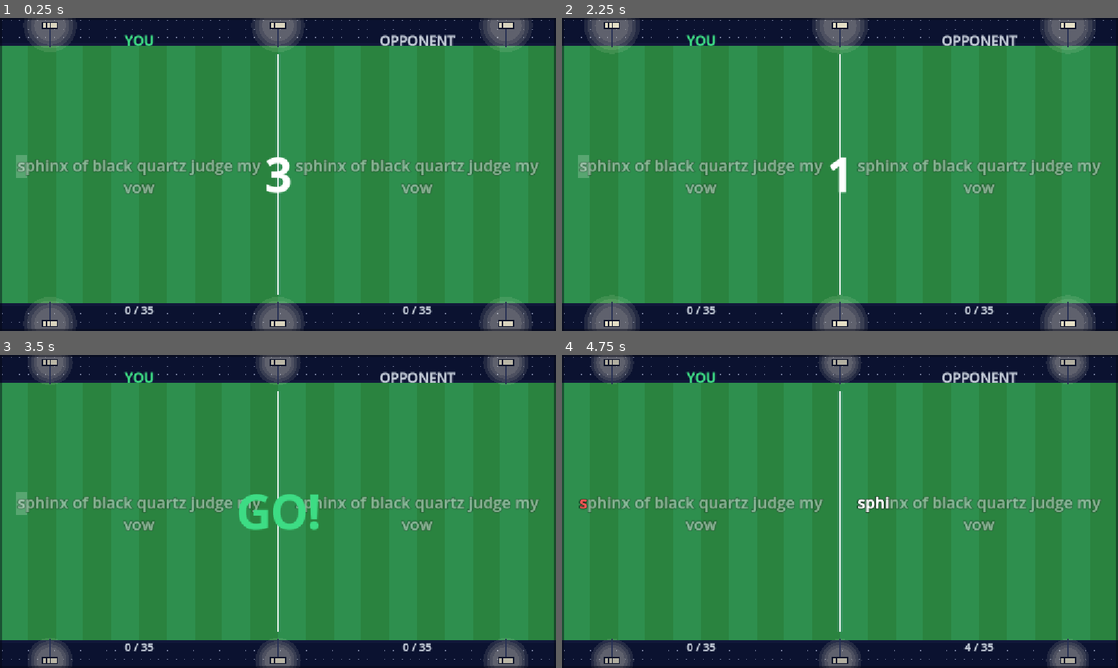
Above: before the commit, frames 1-4 (two rows, left to right).
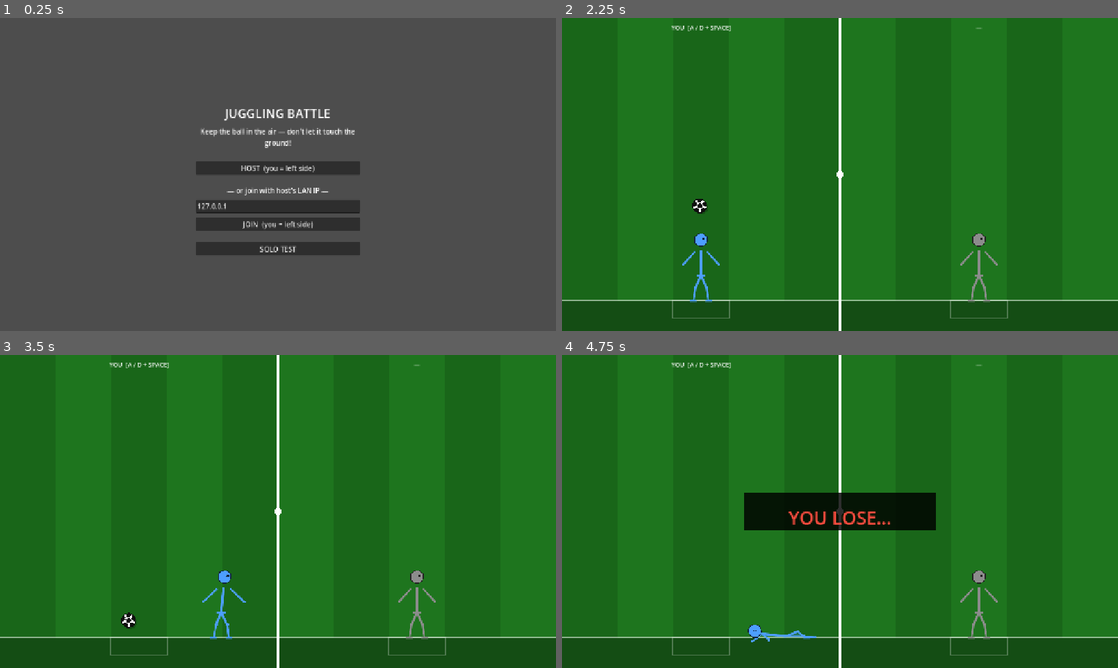
Above: after the commit, the same moments.

Repository: lukalklikadze/fighting-game
Game: Godot game, scene res://minigames/juggling/scenes/Juggling.tscn
The game is run twice, just before and just after one commit, with the same random seed, the same clock (stepped at 60 frames per second) and the same inputs. Before the commit the project starts from res://minigames/typeracer/scenes/Typeracer.tscn.
Inputs (mouse positions are in pixels of both pictures, inside the frame that each line leads up to):
- Up to frame 1 (0.25 s): no input
- Up to frame 2 (2.25 s): click (840, 168) at 0.5 s, where only the run after the commit has a clickable "HOST (you = left side)"; click (840, 224) at 1.25 s, where only the run after the commit has a clickable "JOIN (you = left side)"; click (840, 249) at 2 s, where only the run after the commit has a clickable "SOLO TEST"
- Up to frame 3 (3.5 s): tap Enter at 2.75 s; move the mouse to (400, 495) at 2.77 s; hold D from 2.78 s (still down); hold Space from 2.78 s (still down); click (400, 495) at 2.92 s
- Up to frame 4 (4.75 s): move the mouse to (728, 527) at 3.52 s; release D at 3.53 s; release Space at 3.53 s; hold A 3.53-4.28 s; tap Enter at 3.6 s; click (728, 527) at 3.67 s; tap Space at 3.77, 3.8, 4.07, 4.55 s; move the mouse to (895, 442) at 4.27 s; hold D from 4.28 s (still down); hold Keypad Enter from 4.28 s (still down); click (895, 442) at 4.42 s

The runs differ from the first frame. In frame 1, 98% of the frame differs, in the area x 0-100%, y 0-100%; in frame 2, 100%; in frame 3, 100%; in frame 4, 100%.

Commit message:
juggling minigame

Diff:
--- /dev/null
+++ b/minigames/juggling/scenes/Juggling.tscn
@@ -0,0 +1,6 @@
+[gd_scene load_steps=2 format=3 uid="uid://juggling_scene_01"]
+
+[ext_resource type="Script" path="res://minigames/juggling/scripts/juggling.gd" id="1_jug"]
+
+[node name="Juggling" type="Node2D"]
+script = ExtResource("1_jug")
--- /dev/null
+++ b/minigames/juggling/scripts/juggling.gd
@@ -0,0 +1,478 @@
+extends Node2D
+
+## Juggling — LAN multiplayer mini-game
+## Keep the ball in the air. Ball touches the ground = you lose.
+## Controls: A / D  or  ← / →  to move     SPACE or Left Click to kick
+
+# ─── Layout ───────────────────────────────────────────────────────────────────
+const SW     := 1280
+const SH     := 720
+const HALF_W := SW / 2   # 640 — each player owns one half
+
+const GRASS_H   := 70.0
+const GROUND_Y:  float = SH - GRASS_H   # 650 — feet rest here; ball here = lose
+const CEILING_Y := 36.0
+const WALL_L    := 14.0
+const WALL_R:    float = HALF_W - 14.0   # 626
+
+# ─── Ball ─────────────────────────────────────────────────────────────────────
+const BALL_R      := 16.0
+const GRAVITY     := 640.0
+const BOUNCE_DAMP := 0.80   # energy kept on wall/ceiling bounce
+const MAX_BSPEED  := 900.0  # cap so ball never becomes unplayable
+
+# ─── Kick ─────────────────────────────────────────────────────────────────────
+const KICK_VEL_Y   := -510.0   # upward impulse base (scaled by speed multiplier)
+const KICK_RAND_X  := 210.0    # ± random horizontal spread
+const KICK_DURATION:= 0.20     # leg swing duration in seconds
+const KICK_RANGE_X := 68.0     # max horizontal distance player–ball for kick to connect
+const KICK_RANGE_Y := 95.0     # max height above ground for kick to connect
+
+# ─── Speed ramp ───────────────────────────────────────────────────────────────
+const RAMP_INTERVAL := 5.0     # seconds between speed increases
+const RAMP_FACTOR   := 1.08    # multiplier per interval
+
+# ─── Stick figure ─────────────────────────────────────────────────────────────
+const HEAD_R    := 15.0
+const BODY_LEN  := 58.0
+const LEG_LEN   := 58.0
+const ARM_LEN   := 38.0
+const FIG_MIN_X := 56.0
+const FIG_MAX_X: float = HALF_W - 56.0
+const MOVE_SPD  := 270.0
+
+# ─── Network ──────────────────────────────────────────────────────────────────
+const PORT := 7778
+
+# ─── My state ─────────────────────────────────────────────────────────────────
+var my_x: float = HALF_W / 2.0
+var my_vx     := 0.0
+var my_lean   := 0.0
+var my_ball   := Vector2.ZERO
+var my_bvel   := Vector2.ZERO
+var my_kick   := 0.0    # remaining kick animation time
+var my_alive  := true
+var my_ramp_t := 0.0
+var my_speed  := 1.0    # kick velocity multiplier; grows over time
+
+# ─── Opponent state (filled by RPC in multiplayer) ────────────────────────────
+var op_x: float = HALF_W / 2.0
+var op_lean   := 0.0
+var op_ball   := Vector2.ZERO
+var op_kick   := 0.0
+var op_alive  := false   # true once opponent connects
+
+var winner    := ""      # "" | "you" | "opponent"
+var game_on   := false
+var am_host   := false
+var solo      := false
+
+# ─── UI ───────────────────────────────────────────────────────────────────────
+var _menu : Control
+var _ip   : LineEdit
+var _msg  : Label
+var _font : Font
+
+# ─────────────────────────────────────────────────────────────────────────────
+func _ready() -> void:
+	get_window().content_scale_size   = Vector2i(SW, SH)
+	get_window().content_scale_mode   = Window.CONTENT_SCALE_MODE_CANVAS_ITEMS
+	get_window().content_scale_aspect = Window.CONTENT_SCALE_ASPECT_KEEP
+	DisplayServer.window_set_mode(DisplayServer.WINDOW_MODE_MAXIMIZED)
+	_font = ThemeDB.fallback_font
+	_build_menu()
+
+# ══════════════════════════════════ MENU ══════════════════════════════════════
+func _build_menu() -> void:
+	_menu = Control.new()
+	_menu.set_anchors_preset(Control.PRESET_FULL_RECT)
+	add_child(_menu)
+
+	var bg := ColorRect.new()
+	bg.color = Color(0.04, 0.18, 0.04)
+	bg.set_anchors_preset(Control.PRESET_FULL_RECT)
+	_menu.add_child(bg)
+
+	var vb := VBoxContainer.new()
+	vb.custom_minimum_size = Vector2(380, 0)
+	vb.position = Vector2(SW / 2.0 - 190, SH / 2.0 - 160)
+	vb.add_theme_constant_override("separation", 10)
+	_menu.add_child(vb)
+
+	var title := Label.new()
+	title.text = "JUGGLING BATTLE"
+	title.horizontal_alignment = HORIZONTAL_ALIGNMENT_CENTER
+	title.add_theme_font_size_override("font_size", 28)
+	vb.add_child(title)
+
+	var sub := Label.new()
+	sub.text = "Keep the ball in the air — don't let it touch the ground!"
+	sub.horizontal_alignment = HORIZONTAL_ALIGNMENT_CENTER
+	sub.autowrap_mode = TextServer.AUTOWRAP_WORD_SMART
+	vb.add_child(sub)
+
+	_gap(vb, 12)
+
+	var hbtn := Button.new()
+	hbtn.text = "HOST  (you = left side)"
+	hbtn.pressed.connect(_do_host)
+	vb.add_child(hbtn)
+
+	_gap(vb, 4)
+
+	var lbl := Label.new()
+	lbl.text = "— or join with host's LAN IP —"
+	lbl.horizontal_alignment = HORIZONTAL_ALIGNMENT_CENTER
+	vb.add_child(lbl)
+
+	_ip = LineEdit.new()
+	_ip.placeholder_text = "192.168.x.x"
+	_ip.text = "127.0.0.1"
+	vb.add_child(_ip)
+
+	var jbtn := Button.new()
+	jbtn.text = "JOIN  (you = left side)"
+	jbtn.pressed.connect(_do_join)
+	vb.add_child(jbtn)
+
+	_gap(vb, 6)
+
+	var sbtn := Button.new()
+	sbtn.text = "SOLO TEST"
+	sbtn.pressed.connect(_do_solo)
+	vb.add_child(sbtn)
+
+	_gap(vb, 8)
+
+	_msg = Label.new()
+	_msg.horizontal_alignment = HORIZONTAL_ALIGNMENT_CENTER
+	_msg.autowrap_mode = TextServer.AUTOWRAP_WORD_SMART
+	vb.add_child(_msg)
+
+func _gap(p: Control, h: int) -> void:
+	var s := Control.new(); s.custom_minimum_size = Vector2(0, h); p.add_child(s)
+
+# ══════════════════════════════════ NETWORK ═══════════════════════════════════
+func _do_host() -> void:
+	am_host = true
+	var enet := ENetMultiplayerPeer.new()
+	if enet.create_server(PORT, 1) != OK:
+		_msg.text = "Cannot open port %d." % PORT; return
+	multiplayer.multiplayer_peer = enet
+	multiplayer.peer_connected.connect(func(_id: int) -> void: _start(true))
+	_msg.text = "Hosting on port %d…\nWaiting for opponent." % PORT
+
+func _do_join() -> void:
+	am_host = false
+	var ip := _ip.text.strip_edges()
+	var enet := ENetMultiplayerPeer.new()
+	if enet.create_client(ip, PORT) != OK:
+		_msg.text = "Could not connect."; return
+	multiplayer.multiplayer_peer = enet
+	multiplayer.connected_to_server.connect(func() -> void: _start(true))
+	multiplayer.connection_failed.connect(func() -> void: _msg.text = "Connection failed.")
+	_msg.text = "Connecting to %s…" % ip
+
+func _do_solo() -> void:
+	solo = true; am_host = true
+	_start(false)
+
+func _start(has_opponent: bool) -> void:
+	game_on = true
+	op_alive = has_opponent
+	my_ball  = Vector2(HALF_W / 2.0, GROUND_Y - 160.0)
+	my_bvel  = Vector2(randf_range(-80.0, 80.0), -380.0)
+	if has_opponent:
+		op_ball = Vector2(HALF_W / 2.0, 180.0)
+	if is_instance_valid(_menu): _menu.queue_free(); _menu = null
+
+# ══════════════════════════════════ GAME LOOP ══════════════════════════════════
+func _process(delta: float) -> void:
+	if not game_on: return
+	if winner == "":
+		_update(delta)
+		if not solo and op_alive:
+			_net_state.rpc(my_x, my_lean, my_ball.x, my_ball.y, my_kick)
+	queue_redraw()
+
+func _update(delta: float) -> void:
+	if not my_alive: return
+
+	# ── Figure movement ──────────────────────────────────────────────────────
+	my_vx = 0.0
+	if Input.is_key_pressed(KEY_A) or Input.is_key_pressed(KEY_LEFT):  my_vx = -MOVE_SPD
+	elif Input.is_key_pressed(KEY_D) or Input.is_key_pressed(KEY_RIGHT): my_vx =  MOVE_SPD
+	my_x    = clamp(my_x + my_vx * delta, FIG_MIN_X, FIG_MAX_X)
+	my_lean = lerpf(my_lean, my_vx / MOVE_SPD * 0.38, delta * 9.0)
+	my_kick = max(0.0, my_kick - delta)
+
+	# ── Ball physics ─────────────────────────────────────────────────────────
+	my_bvel.y += GRAVITY * delta
+	my_ball   += my_bvel * delta
+
+	if my_ball.x - BALL_R < WALL_L:
+		my_ball.x = WALL_L + BALL_R;  my_bvel.x =  absf(my_bvel.x) * BOUNCE_DAMP
+	elif my_ball.x + BALL_R > WALL_R:
+		my_ball.x = WALL_R - BALL_R;  my_bvel.x = -absf(my_bvel.x) * BOUNCE_DAMP
+	if my_ball.y - BALL_R < CEILING_Y:
+		my_ball.y = CEILING_Y + BALL_R; my_bvel.y = absf(my_bvel.y) * BOUNCE_DAMP
+
+	if my_ball.y + BALL_R >= GROUND_Y:
+		my_alive = false
+		winner   = "opponent"
+		if not solo: _net_lost.rpc()
+		return
+
+	# ── Speed ramp ───────────────────────────────────────────────────────────
+	my_ramp_t += delta
+	if my_ramp_t >= RAMP_INTERVAL:
+		my_ramp_t = 0.0
+		my_speed  = min(my_speed * RAMP_FACTOR, 2.8)
+		if my_bvel.length() < MAX_BSPEED:
+			my_bvel *= 1.05   # gradually speed up ball in air too
+
+# ══════════════════════════════════ INPUT ══════════════════════════════════════
+func _input(event: InputEvent) -> void:
+	if not game_on or not my_alive or winner != "": return
+	var do_kick := false
+	if event is InputEventKey and event.pressed and not event.echo:
+		do_kick = event.keycode == KEY_SPACE
+	elif event is InputEventMouseButton and event.pressed and event.button_index == MOUSE_BUTTON_LEFT:
+		do_kick = event.position.x < HALF_W   # click must be in own half
+	if do_kick: _kick()
+
+func _kick() -> void:
+	my_kick = KICK_DURATION
+	var dx      := absf(my_ball.x - my_x)
+	var ball_h  := GROUND_Y - my_ball.y   # distance above ground (positive = airborne)
+	if dx < KICK_RANGE_X and ball_h >= 0.0 and ball_h < KICK_RANGE_Y:
+		var dir_x := (my_ball.x - my_x) * 1.3              # kick away from body
+		var rnd_x := randf_range(-KICK_RAND_X, KICK_RAND_X)
+		my_bvel   = Vector2(dir_x + rnd_x, KICK_VEL_Y) * my_speed
+
+# ══════════════════════════════════ RPCs ══════════════════════════════════════
+@rpc("any_peer", "call_remote", "unreliable")
+func _net_state(x: float, lean: float, bx: float, by: float, kick: float) -> void:
+	op_x = x;  op_lean = lean
+	op_ball = Vector2(bx, by);  op_kick = kick
+
+@rpc("any_peer", "call_remote", "reliable")
+func _net_lost() -> void:
+	winner = "you";  op_alive = false
+
+# ══════════════════════════════════ DRAW ══════════════════════════════════════
+func _draw() -> void:
+	if not game_on: return
+	_draw_pitch()
+	_draw_half(0.0,      my_x, my_lean, my_ball, my_kick, my_alive, true)
+	_draw_half(HALF_W,   op_x, op_lean, op_ball, op_kick, op_alive, false)
+	# Vertical divider — the centre line
+	draw_line(Vector2(HALF_W, 0), Vector2(HALF_W, SH), Color.WHITE, 3.0)
+	draw_circle(Vector2(HALF_W, SH / 2.0), 9.0, Color.WHITE)
+	if winner != "": _draw_banner()
+
+# ── Football pitch background ─────────────────────────────────────────────────
+func _draw_pitch() -> void:
+	# Alternating green stripes across full width
+	var sw := float(SW) / 10.0
+	for i in range(10):
+		var c := Color(0.10, 0.40, 0.10) if i % 2 == 0 else Color(0.12, 0.46, 0.12)
+		draw_rect(Rect2(i * sw, 0, sw, GROUND_Y), c)
+	# Grass strip at bottom
+	draw_rect(Rect2(0, GROUND_Y, SW, GRASS_H), Color(0.08, 0.30, 0.08))
+	# Ground line
+	draw_line(Vector2(0, GROUND_Y), Vector2(SW, GROUND_Y), Color(1, 1, 1, 0.5), 2.0)
+	# Goal areas at base of each half
+	var gw := 130.0;  var gh := 40.0
+	for ox in [0.0, float(HALF_W)]:
+		draw_rect(Rect2(ox + HALF_W / 2.0 - gw / 2.0, GROUND_Y, gw, gh),
+				  Color(1, 1, 1, 0.25), false)
+
+# ── One player's half ─────────────────────────────────────────────────────────
+func _draw_half(ox: float, fig_x: float, lean: float, ball: Vector2,
+		kick_t: float, alive: bool, is_mine: bool) -> void:
+
+	var fig_col  := Color(0.30, 0.62, 1.00) if is_mine else Color(1.00, 0.38, 0.28)
+	var ball_col := Color.WHITE
+
+	if alive:
+		var hip := Vector2(ox + fig_x, GROUND_Y - LEG_LEN)
+		_draw_figure(hip, lean, kick_t, fig_col)
+		_draw_ball(Vector2(ox + ball.x, ball.y), ball_col)
+	elif solo and not is_mine:
+		# Solo mode: show idle grey placeholder on opponent side
+		var hip := Vector2(ox + HALF_W / 2.0, GROUND_Y - LEG_LEN)
+		_draw_figure(hip, 0.0, 0.0, Color(0.55, 0.55, 0.55))
+	else:
+		_draw_fallen(Vector2(ox + fig_x, GROUND_Y), fig_col)
+
+	var label := "YOU  [A / D + SPACE]" if is_mine else ("OPPONENT" if op_alive else ("—" if solo else "WAITING…"))
+	_lbl(Vector2(ox + HALF_W / 2.0, 20.0), label, Color.WHITE, 14)
+
+# ── Stick figure ──────────────────────────────────────────────────────────────
+func _draw_figure(hip: Vector2, lean: float, kick_t: float, col: Color) -> void:
+	var lw  := 4.0
+	var lw2 := 3.0
+
+	# ── Upper body ───────────────────────────────────────────────────────────
+	var neck := hip + Vector2(lean * 16.0, -BODY_LEN)
+	var head := neck + Vector2(lean * 5.0, -HEAD_R * 1.6)
+
+	# Shoulders — small horizontal bar at neck
+	var ls := neck + Vector2(-14.0 - lean * 4.0, 4.0)
+	var rs := neck + Vector2( 14.0 + lean * 4.0, 4.0)
+
+	# ── Legs ─────────────────────────────────────────────────────────────────
+	var thigh := LEG_LEN * 0.50
+	# Natural slight outward bend at knees, feet wider than knees
+	var lk := hip + Vector2(-13.0 + lean * 3.0, thigh)
+	var rk := hip + Vector2( 13.0 + lean * 3.0, thigh)
+	var lf := Vector2(hip.x - 17.0 + lean * 2.0, GROUND_Y)
+	var rf  := Vector2(hip.x + 17.0 + lean * 2.0, GROUND_Y)
+
+	if kick_t > 0.0:
+		var p := sin((1.0 - kick_t / KICK_DURATION) * PI)
+		rk = hip + Vector2(14.0 + p * 26.0, thigh * (1.0 - p * 0.5))
+		rf = Vector2(hip.x + 16.0 + p * 56.0, hip.y + LEG_LEN * 0.78 - p * 42.0)
+
+	# Thighs & shins
+	draw_line(hip, lk, col, lw,  true)
+	draw_line(lk, lf,  col, lw2, true)
+	draw_line(hip, rk, col, lw,  true)
+	draw_line(rk, rf,  col, lw2, true)
+
+	# Knee dots
+	draw_circle(lk, 3.5, col)
+	draw_circle(rk, 3.5, col)
+
+	# Feet — short horizontal lines
+	draw_line(lf + Vector2(-8.0, 0), lf + Vector2(5.0, 0), col, lw2, true)
+	if kick_t > 0.0:
+		var p := sin((1.0 - kick_t / KICK_DURATION) * PI)
+		draw_line(rf + Vector2(-4.0, p * -3.0), rf + Vector2(9.0, p * 3.0), col, lw2, true)
+	else:
+		draw_line(rf + Vector2(-5.0, 0), rf + Vector2(8.0, 0), col, lw2, true)
+
+	# ── Torso ────────────────────────────────────────────────────────────────
+	# Hip-width bar
+	draw_line(hip + Vector2(-10.0, 0), hip + Vector2(10.0, 0), col, lw2, true)
+	draw_line(hip, neck, col, lw, true)
+
+	# ── Arms ─────────────────────────────────────────────────────────────────
+	var la := ls + Vector2(-ARM_LEN * 0.72 - lean * 10.0, ARM_LEN * 0.78)
+	var ra := rs + Vector2( ARM_LEN * 0.72 + lean * 10.0, ARM_LEN * 0.78)
+	if kick_t > 0.0:
+		var p := sin((1.0 - kick_t / KICK_DURATION) * PI)
+		la = ls + Vector2(-ARM_LEN * 1.2, -ARM_LEN * 0.30 + p * ARM_LEN * 0.55)
+		ra = rs + Vector2( ARM_LEN * 0.55, -ARM_LEN * 0.18)
+
+	draw_line(ls, la, col, lw2, true)
+	draw_line(rs, ra, col, lw2, true)
+	# Hand dots
+	draw_circle(la, 3.0, col)
+	draw_circle(ra, 3.0, col)
+
+	# ── Head ─────────────────────────────────────────────────────────────────
+	draw_circle(head, HEAD_R, col)
+	var dark := Color(col.r * 0.25, col.g * 0.25, col.b * 0.25)
+	draw_arc(head, HEAD_R, 0.0, TAU, 20, dark, 1.8)
+	draw_circle(head + Vector2(HEAD_R * 0.36 + lean * 3.5, -HEAD_R * 0.12), 3.0, dark)
+
+func _draw_fallen(base: Vector2, col: Color) -> void:
+	var lw   := 3.5
+	var dark := Color(col.r * 0.22, col.g * 0.22, col.b * 0.22)
+
+	# Anchor points — figure lying on back, body goes left from feet
+	var hips  := base + Vector2(-8.0,  -3.0)
+	var shldr := base + Vector2(-62.0, -9.0)
+	var head  := shldr + Vector2(-HEAD_R * 1.1, -HEAD_R * 0.4)
+
+	# Torso flat on ground
+	draw_line(hips, shldr, col, 4.5, true)
+
+	# Legs — lying along the ground (knees slightly bent, natural)
+	var lk := base + Vector2(20.0, -14.0)   # left knee raised a little
+	var rk := base + Vector2(36.0,  -3.0)   # right knee nearly flat
+	var lf := base + Vector2(38.0,   0.0)   # left foot on ground
+	var rf  := base + Vector2(54.0,  -1.0)  # right foot on ground
+	draw_line(hips, lk, col, lw,        true)
+	draw_line(lk,   lf, col, lw * 0.8,  true)
+	draw_line(hips, rk, col, lw,        true)
+	draw_line(rk,   rf, col, lw * 0.8,  true)
+	# Knee dots
+	draw_circle(lk, 3.0, col)
+	draw_circle(rk, 3.0, col)
+	# Feet flat on ground
+	draw_line(lf + Vector2(-3.0, 0), lf + Vector2(9.0, 0), col, lw * 0.8, true)
+	draw_line(rf + Vector2(-3.0, 0), rf + Vector2(9.0, 0), col, lw * 0.8, true)
+
+	# Left arm — resting on the ground above the head
+	var la := shldr + Vector2(-22.0, 18.0)
+	draw_line(shldr, la, col, lw * 0.85, true)
+	draw_circle(la, 3.0, col)
+
+	# Right arm — resting on ground beside body
+	var ra := shldr + Vector2(16.0, 14.0)
+	draw_line(shldr, ra, col, lw * 0.85, true)
+	draw_circle(ra, 3.0, col)
+
+	# Head lying sideways, slightly off the ground
+	draw_circle(head, HEAD_R, col)
+	draw_arc(head, HEAD_R, 0.0, TAU, 20, dark, 1.8)
+	# Closed eyes (two short X lines)
+	draw_line(head + Vector2(-4.5, -2.5), head + Vector2(-1.5,  0.5), dark, 1.8)
+	draw_line(head + Vector2(-1.5, -2.5), head + Vector2(-4.5,  0.5), dark, 1.8)
+	draw_line(head + Vector2( 0.5, -2.5), head + Vector2( 3.5,  0.5), dark, 1.8)
+	draw_line(head + Vector2( 3.5, -2.5), head + Vector2( 0.5,  0.5), dark, 1.8)
+
+# ── Football ──────────────────────────────────────────────────────────────────
+func _draw_ball(pos: Vector2, _col: Color) -> void:
+	var r  := BALL_R
+	var bk := Color(0.06, 0.06, 0.06)
+
+	# Drop shadow
+	draw_circle(pos + Vector2(3.0, 4.0), r, Color(0.0, 0.0, 0.0, 0.22))
+
+	# White base
+	draw_circle(pos, r, Color.WHITE)
+
+	# Central black pentagon
+	var cp := PackedVector2Array()
+	for i in range(5):
+		var a := float(i) / 5.0 * TAU - PI * 0.5
+		cp.append(pos + Vector2(cos(a), sin(a)) * r * 0.40)
+	var cp_col := PackedColorArray(); for _i in range(5): cp_col.append(bk)
+	draw_polygon(cp, cp_col)
+
+	# 5 outer black patches
+	for i in range(5):
+		var a0 := float(i) / 5.0 * TAU - PI * 0.5
+		var hw := TAU / 5.0 * 0.38
+		var patch := PackedVector2Array([
+			pos + Vector2(cos(a0 - hw * 0.55), sin(a0 - hw * 0.55)) * r * 0.50,
+			pos + Vector2(cos(a0 + hw * 0.55), sin(a0 + hw * 0.55)) * r * 0.50,
+			pos + Vector2(cos(a0 + hw),         sin(a0 + hw))         * r * 0.93,
+			pos + Vector2(cos(a0),              sin(a0))              * r * 1.00,
+			pos + Vector2(cos(a0 - hw),         sin(a0 - hw))         * r * 0.93,
+		])
+		var pc := PackedColorArray(); for _j in range(5): pc.append(bk)
+		draw_polygon(patch, pc)
+
+	# Outline
+	draw_arc(pos, r, 0.0, TAU, 40, bk, 2.0)
+
+	# Specular highlight (top-left)
+	draw_circle(pos + Vector2(-r * 0.30, -r * 0.32), r * 0.22, Color(1.0, 1.0, 1.0, 0.72))
+
+# ── HUD ───────────────────────────────────────────────────────────────────────
+func _draw_banner() -> void:
+	var win := winner == "you"
+	var text := "YOU WIN!" if win else "YOU LOSE…"
+	var col  := Color(0.25, 1.0, 0.3) if win else Color(1.0, 0.3, 0.25)
+	draw_rect(Rect2(SW / 2.0 - 220, SH / 2.0 - 44, 440, 88), Color(0, 0, 0, 0.82))
+	_lbl(Vector2(SW / 2.0, SH / 2.0 + 10.0), text, col, 42)
+
+func _lbl(centre: Vector2, text: String, col: Color, fs: int) -> void:
+	var sz := _font.get_string_size(text, HORIZONTAL_ALIGNMENT_LEFT, -1, fs)
+	draw_string(_font, centre + Vector2(-sz.x / 2.0, sz.y * 0.35),
+				text, HORIZONTAL_ALIGNMENT_LEFT, -1, fs, col)
--- a/project.godot
+++ b/project.godot
@@ -16,11 +16,12 @@
 
 config/name="2D Fighting Game"
 config/tags=PackedStringArray("multiplayer", "fighting", "2d")
-run/main_scene="res://minigames/typeracer/scenes/Typeracer.tscn"
+run/main_scene="res://minigames/juggling/scenes/Juggling.tscn"
 config/features=PackedStringArray("4.6", "Forward Plus")
 
 [display]
 
-window/size/mode=3
+window/size/viewport_width=1280
+window/size/viewport_height=720
+window/size/mode=2
 window/stretch/mode="canvas_items"
-window/stretch/aspect="expand"
